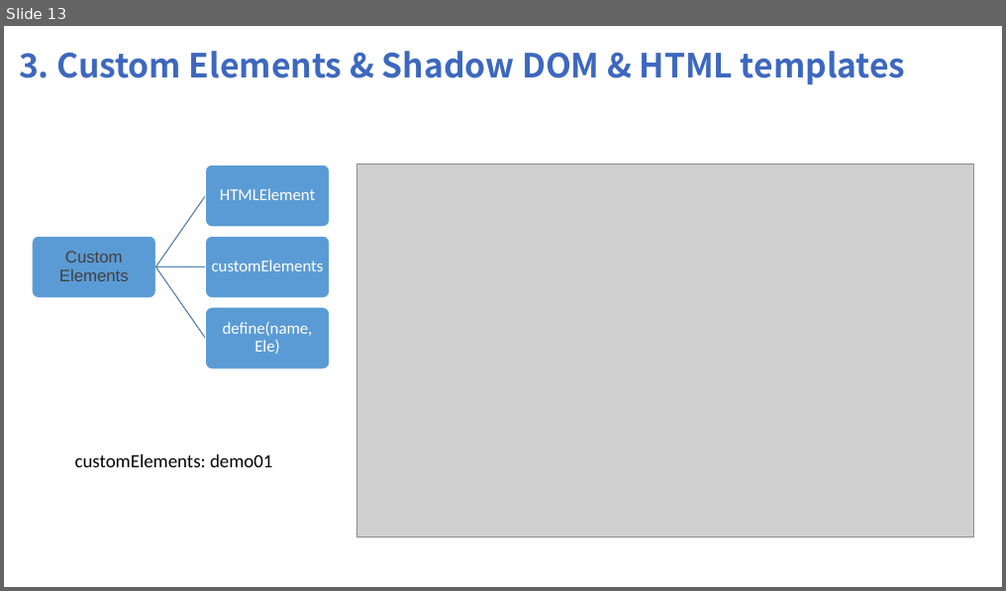
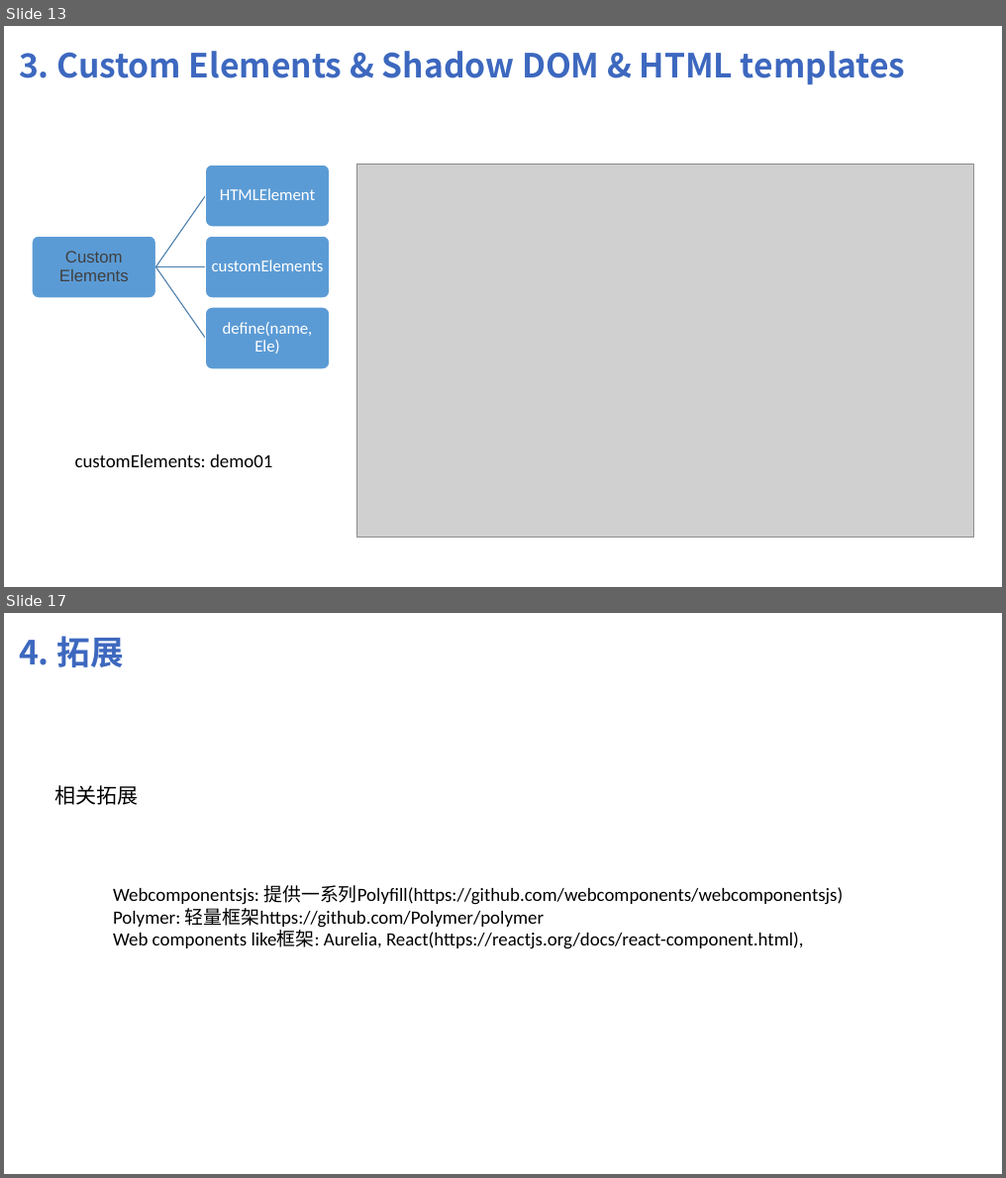
Before and after one commit to shuyancang/FE_learnings, a slide deck: webComponents/web Componts.pptx. Shown one above the other, each under a label of ours: slide 13 before the commit, slides 13 and 17 after it; the slides between them are not shown. The pictures are 1006x591 and 1006x1178 pixels, drawn with LibreOffice and Linux fonts; fonts in the diff are those of the drawing; grey boxes stand for pictures. Boxes give left, top, right and bottom in pixels: in the first picture for what was removed or moved away, otherwise in the second. Text is boxed around its words. In the diff, an @@ line names an element or a change of style, - is before the commit and + after.

```diff
--- a/webComponents/web Componts.pptx
+++ b/webComponents/web Componts.pptx
@@ slide 17 added at (x1=4, y1=613, x2=1002, y2=1174), background #FFFFFF @@
@@ text added at (x1=19, y1=636, x2=123, y2=667), 32 pt, text #3D68BF, bold @@
+4. 拓展
@@ title added at (x1=54, y1=785, x2=138, y2=805), 20 pt, text #000000 @@
+相关拓展
@@ text added at (x1=113, y1=885, x2=843, y2=950), 18 pt, text #000000 @@
+Webcomponentsjs: 提供一系列Polyfill(https://github.com/webcomponents/webcomponentsjs)
+Polymer: 轻量框架https://github.com/Polymer/polymer
+Web components like框架: Aurelia, React(https://reactjs.org/docs/react-component.html),
```
Also in this commit, not shown: 3 slides changed, 3 other slides added, 1 slide removed, 2 other files.
